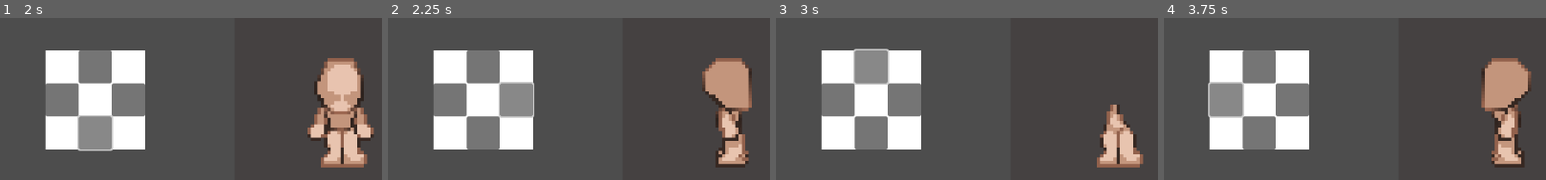
Above: before the commit, frames 1-4 (left to right).
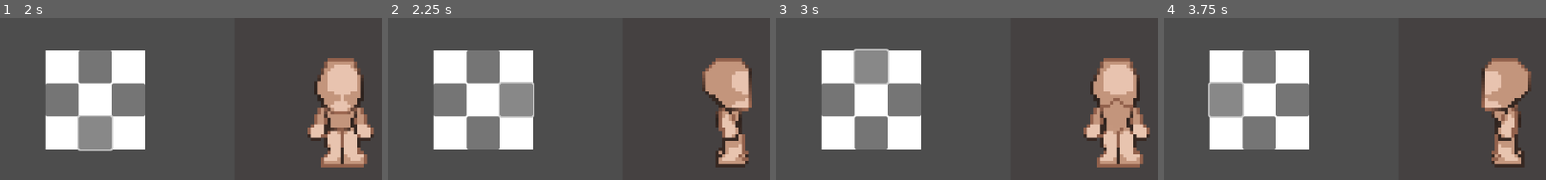
Above: after the commit, the same moments.

Repository: p1petto/CharacterMakerNew
Game: Godot game, scene res://Scenes/maker.tscn
Same seed, same stepped clock (60 frames per second), same inputs: the game is played once before the commit and once after it. The engine's default icon, where the game draws it, is replaced by a stand-in: a white triangle on a blue panel in a dark square.
Inputs (mouse positions are % of the whole screen's width and height, from its top left):
- Up to frame 1 (2 s): click (15, 71) at 0.5 s; click (18, 39) at 1.25 s
- Up to frame 2 (2.25 s): click (22, 29) at 2 s
- Up to frame 3 (3 s): click (18, 19) at 2.75 s
- Up to frame 4 (3.75 s): click (14, 29) at 3.5 s
The pictures show only the part of the screen within x 6-56%, y 4-53%; the shares and areas given below are measured in that part.

Frame 1 is identical in both runs. In frame 2, 0.7% of the frame differs, in the area x 90-95%, y 32-56%; in frame 3, 5.4%, in the area x 80-98%, y 24-76%; in frame 4, 0.7%.
Error in both runs: Invalid call to function 'setup_polygon' in base 'Node2D (dynamic_part.gd)'. Expected 1 arguments. (res://Scripts/character.gd:22)

Commit message:
Добавлены полигоны для головы и тела и их бликов top

Diff:
--- a/Resources/ConditionallyDynamicParts/arm_l_animations.tres
+++ b/Resources/ConditionallyDynamicParts/arm_l_animations.tres
@@ -1,6 +1,7 @@
-[gd_resource type="SpriteFrames" load_steps=20 format=3 uid="uid://boqweykkavowk"]
+[gd_resource type="SpriteFrames" load_steps=27 format=3 uid="uid://boqweykkavowk"]
 
 [ext_resource type="Texture2D" uid="uid://bbn2wkg81lbk8" path="res://Assets/Character/arm/idle-arm-down.png" id="1_cymx4"]
+[ext_resource type="Texture2D" uid="uid://bldc54a1tdwgy" path="res://Assets/Character/arm/idle-arm-top.png" id="2_112j0"]
 
 [sub_resource type="AtlasTexture" id="AtlasTexture_rtabu"]
 atlas = ExtResource("1_cymx4")
@@ -73,6 +74,30 @@
 [sub_resource type="AtlasTexture" id="AtlasTexture_bgm23"]
 atlas = ExtResource("1_cymx4")
 region = Rect2(320, 128, 64, 64)
+
+[sub_resource type="AtlasTexture" id="AtlasTexture_grve3"]
+atlas = ExtResource("2_112j0")
+region = Rect2(128, 0, 64, 64)
+
+[sub_resource type="AtlasTexture" id="AtlasTexture_12ts6"]
+atlas = ExtResource("2_112j0")
+region = Rect2(192, 0, 64, 64)
+
+[sub_resource type="AtlasTexture" id="AtlasTexture_s5klv"]
+atlas = ExtResource("2_112j0")
+region = Rect2(128, 64, 64, 64)
+
+[sub_resource type="AtlasTexture" id="AtlasTexture_4bk5h"]
+atlas = ExtResource("2_112j0")
+region = Rect2(192, 64, 64, 64)
+
+[sub_resource type="AtlasTexture" id="AtlasTexture_kiudl"]
+atlas = ExtResource("2_112j0")
+region = Rect2(128, 128, 64, 64)
+
+[sub_resource type="AtlasTexture" id="AtlasTexture_e6eip"]
+atlas = ExtResource("2_112j0")
+region = Rect2(192, 128, 64, 64)
 
 [resource]
 animations = [{
@@ -174,4 +199,37 @@
 "loop": true,
 "name": &"idle_right_3",
 "speed": 5.0
+}, {
+"frames": [{
+"duration": 1.0,
+"texture": SubResource("AtlasTexture_grve3")
+}, {
+"duration": 1.0,
+"texture": SubResource("AtlasTexture_12ts6")
+}],
+"loop": true,
+"name": &"idle_top_1",
+"speed": 5.0
+}, {
+"frames": [{
+"duration": 1.0,
+"texture": SubResource("AtlasTexture_s5klv")
+}, {
+"duration": 1.0,
+"texture": SubResource("AtlasTexture_4bk5h")
+}],
+"loop": true,
+"name": &"idle_top_2",
+"speed": 5.0
+}, {
+"frames": [{
+"duration": 1.0,
+"texture": SubResource("AtlasTexture_kiudl")
+}, {
+"duration": 1.0,
+"texture": SubResource("AtlasTexture_e6eip")
+}],
+"loop": true,
+"name": &"idle_top_3",
+"speed": 5.0
 }]
--- a/Resources/ConditionallyDynamicParts/arm_r_animations.tres
+++ b/Resources/ConditionallyDynamicParts/arm_r_animations.tres
@@ -1,6 +1,7 @@
-[gd_resource type="SpriteFrames" load_steps=20 format=3 uid="uid://m8pb07il8ekv"]
+[gd_resource type="SpriteFrames" load_steps=27 format=3 uid="uid://m8pb07il8ekv"]
 
 [ext_resource type="Texture2D" uid="uid://bbn2wkg81lbk8" path="res://Assets/Character/arm/idle-arm-down.png" id="1_4em4o"]
+[ext_resource type="Texture2D" uid="uid://bldc54a1tdwgy" path="res://Assets/Character/arm/idle-arm-top.png" id="2_hwvo0"]
 
 [sub_resource type="AtlasTexture" id="AtlasTexture_mjss4"]
 atlas = ExtResource("1_4em4o")
@@ -73,6 +74,30 @@
 [sub_resource type="AtlasTexture" id="AtlasTexture_y5jal"]
 atlas = ExtResource("1_4em4o")
 region = Rect2(576, 128, 64, 64)
+
+[sub_resource type="AtlasTexture" id="AtlasTexture_u6ty0"]
+atlas = ExtResource("2_hwvo0")
+region = Rect2(0, 0, 64, 64)
+
+[sub_resource type="AtlasTexture" id="AtlasTexture_b8qr6"]
+atlas = ExtResource("2_hwvo0")
+region = Rect2(64, 0, 64, 64)
+
+[sub_resource type="AtlasTexture" id="AtlasTexture_p8l65"]
+atlas = ExtResource("2_hwvo0")
+region = Rect2(0, 64, 64, 64)
+
+[sub_resource type="AtlasTexture" id="AtlasTexture_dwl4n"]
+atlas = ExtResource("2_hwvo0")
+region = Rect2(64, 64, 64, 64)
+
+[sub_resource type="AtlasTexture" id="AtlasTexture_hhdfh"]
+atlas = ExtResource("2_hwvo0")
+region = Rect2(0, 128, 64, 64)
+
+[sub_resource type="AtlasTexture" id="AtlasTexture_quje8"]
+atlas = ExtResource("2_hwvo0")
+region = Rect2(64, 128, 64, 64)
 
 [resource]
 animations = [{
@@ -174,4 +199,37 @@
 "loop": true,
 "name": &"idle_right_3",
 "speed": 5.0
+}, {
+"frames": [{
+"duration": 1.0,
+"texture": SubResource("AtlasTexture_u6ty0")
+}, {
+"duration": 1.0,
+"texture": SubResource("AtlasTexture_b8qr6")
+}],
+"loop": true,
+"name": &"idle_top_1",
+"speed": 5.0
+}, {
+"frames": [{
+"duration": 1.0,
+"texture": SubResource("AtlasTexture_p8l65")
+}, {
+"duration": 1.0,
+"texture": SubResource("AtlasTexture_dwl4n")
+}],
+"loop": true,
+"name": &"idle_top_2",
+"speed": 5.0
+}, {
+"frames": [{
+"duration": 1.0,
+"texture": SubResource("AtlasTexture_hhdfh")
+}, {
+"duration": 1.0,
+"texture": SubResource("AtlasTexture_quje8")
+}],
+"loop": true,
+"name": &"idle_top_3",
+"speed": 5.0
 }]
--- a/Resources/DynamicPart/Body/ManBody.tres
+++ b/Resources/DynamicPart/Body/ManBody.tres
@@ -6,7 +6,7 @@
 script = ExtResource("1_i318d")
 down_array_points = PackedVector2Array(7, 12, 5, 12, 2, 14, 3, 17, 4, 20, 7, 21, 10, 20, 11, 17, 12, 14, 9, 12)
 horizontal_array_points = PackedVector2Array(7, 11, 5, 11, 5, 13, 3, 17, 4, 20, 7, 21, 10, 20, 11, 17, 11, 14, 9, 11)
-top_array_points = PackedVector2Array()
+top_array_points = PackedVector2Array(7, 11, 5, 13, 2, 14, 3, 17, 4, 20, 7, 21, 10, 20, 11, 17, 12, 14, 9, 13)
 down_glare_array_points = PackedVector2Array()
 horizontal_glare_array_points = PackedVector2Array()
 top_glare_array_points = PackedVector2Array()
--- a/Resources/DynamicPart/Head/head.tres
+++ b/Resources/DynamicPart/Head/head.tres
@@ -6,10 +6,10 @@
 script = ExtResource("1_ykvm2")
 down_array_points = PackedVector2Array(7, 0, 3, 0, 0, 6, 0, 10, 2, 13, 5, 16, 7, 16, 9, 16, 12, 13, 14, 10, 14, 6, 11, 0)
 horizontal_array_points = PackedVector2Array(3, 0, 11, 0, 14, 3, 14, 13, 12, 15, 7, 15, 0, 9, 0, 3)
-top_array_points = PackedVector2Array()
+top_array_points = PackedVector2Array(7, 0, 3, 0, 0, 6, 0, 10, 2, 13, 5, 16, 7, 16, 9, 16, 12, 13, 14, 10, 14, 6, 11, 0)
 down_glare_array_points = PackedVector2Array(3, 9, 3, 3, 6, 1, 10, 1, 12, 4, 12, 9, 8, 10, 8, 12, 10, 13, 9, 15, 5, 15, 4, 13, 7, 12, 8, 11, 7, 10)
-horizontal_glare_array_points = PackedVector2Array()
-top_glare_array_points = PackedVector2Array()
+horizontal_glare_array_points = PackedVector2Array(8, 8, 8, 4, 11, 3, 21, 3, 21, 15, 12, 15, 9, 15, 8, 13, 14, 11, 14, 10, 12, 10)
+top_glare_array_points = PackedVector2Array(3, 9, 3, 3, 6, 1, 10, 1, 12, 4, 12, 9, 8, 10)
 position_x_down = 25.0
 position_x_right = 25.0
 position_x_top = 25.0
--- a/Scenes/dynamic_part.tscn
+++ b/Scenes/dynamic_part.tscn
@@ -39,6 +39,13 @@
 position = Vector2(0, 2)
 polygon = PackedVector2Array(7, 12, 5, 12, 2, 14, 3, 17, 4, 20, 7, 21, 10, 20, 11, 17, 12, 14, 9, 12)
 
+[node name="testpolugonbody3" type="Polygon2D" parent="."]
+visible = false
+modulate = Color(0.768627, 0.588235, 0.490196, 1)
+clip_children = 2
+position = Vector2(0, 2)
+polygon = PackedVector2Array(7, 11, 5, 13, 2, 14, 3, 17, 4, 20, 7, 21, 10, 20, 11, 17, 12, 14, 9, 13)
+
 [node name="testpolugonbody2" type="Polygon2D" parent="."]
 visible = false
 modulate = Color(0.768627, 0.588235, 0.490196, 1)
@@ -46,17 +53,20 @@
 position = Vector2(0, 2)
 polygon = PackedVector2Array(7, 11, 5, 11, 3, 13, 3, 17, 4, 20, 7, 21, 10, 20, 11, 17, 11, 14, 9, 11)
 
-[node name="testpolugonbody3" type="Polygon2D" parent="."]
-visible = false
-modulate = Color(0.768627, 0.588235, 0.490196, 1)
-clip_children = 2
-position = Vector2(11, 2)
-polygon = PackedVector2Array(7, 11, 5, 11, 3, 14, 3, 17, 4, 20, 7, 21, 10, 20, 11, 17, 11, 13, 9, 11)
-
 [node name="testglare" type="Polygon2D" parent="."]
 visible = false
 color = Color(0.909804, 0.768627, 0.686275, 1)
 polygon = PackedVector2Array(3, 9, 3, 3, 6, 1, 10, 1, 12, 4, 12, 9, 8, 10, 8, 12, 10, 13, 9, 15, 5, 15, 4, 13, 7, 12, 8, 11, 7, 10)
+
+[node name="testglare3" type="Polygon2D" parent="."]
+visible = false
+color = Color(0.909804, 0.768627, 0.686275, 1)
+polygon = PackedVector2Array(3, 9, 3, 3, 6, 1, 10, 1, 12, 4, 12, 9, 8, 10)
+
+[node name="testglare2" type="Polygon2D" parent="."]
+visible = false
+color = Color(0.909804, 0.768627, 0.686275, 1)
+polygon = PackedVector2Array(8, 8, 8, 4, 11, 3, 21, 3, 21, 15, 12, 15, 9, 15, 8, 13, 14, 11, 14, 10, 12, 10)
 
 [node name="Polygon2D" type="Polygon2D" parent="."]
 clip_children = 2
Binary file added: Assets/Character/arm/idle-arm-top.png
Not shown, added: Assets/Character/arm/idle-arm-top.png.import
